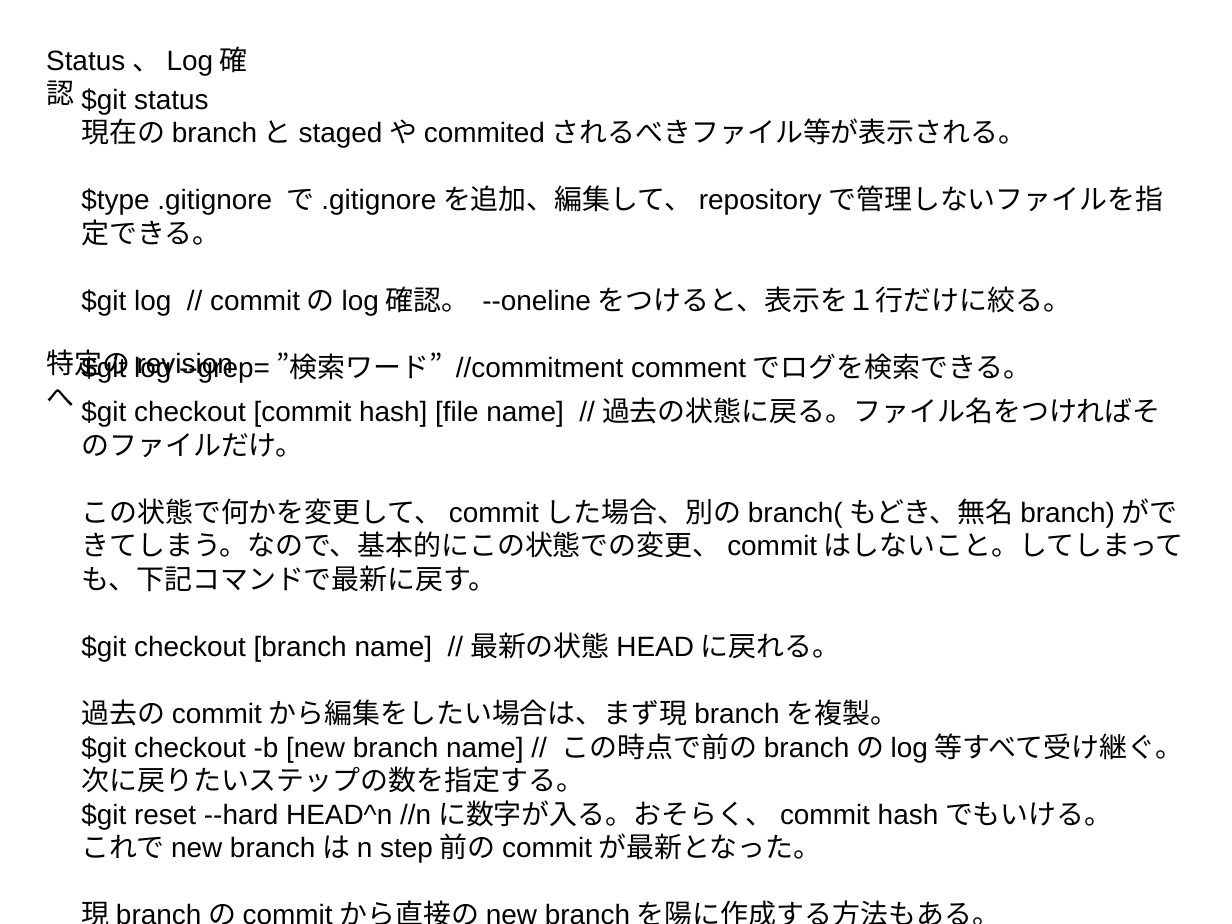
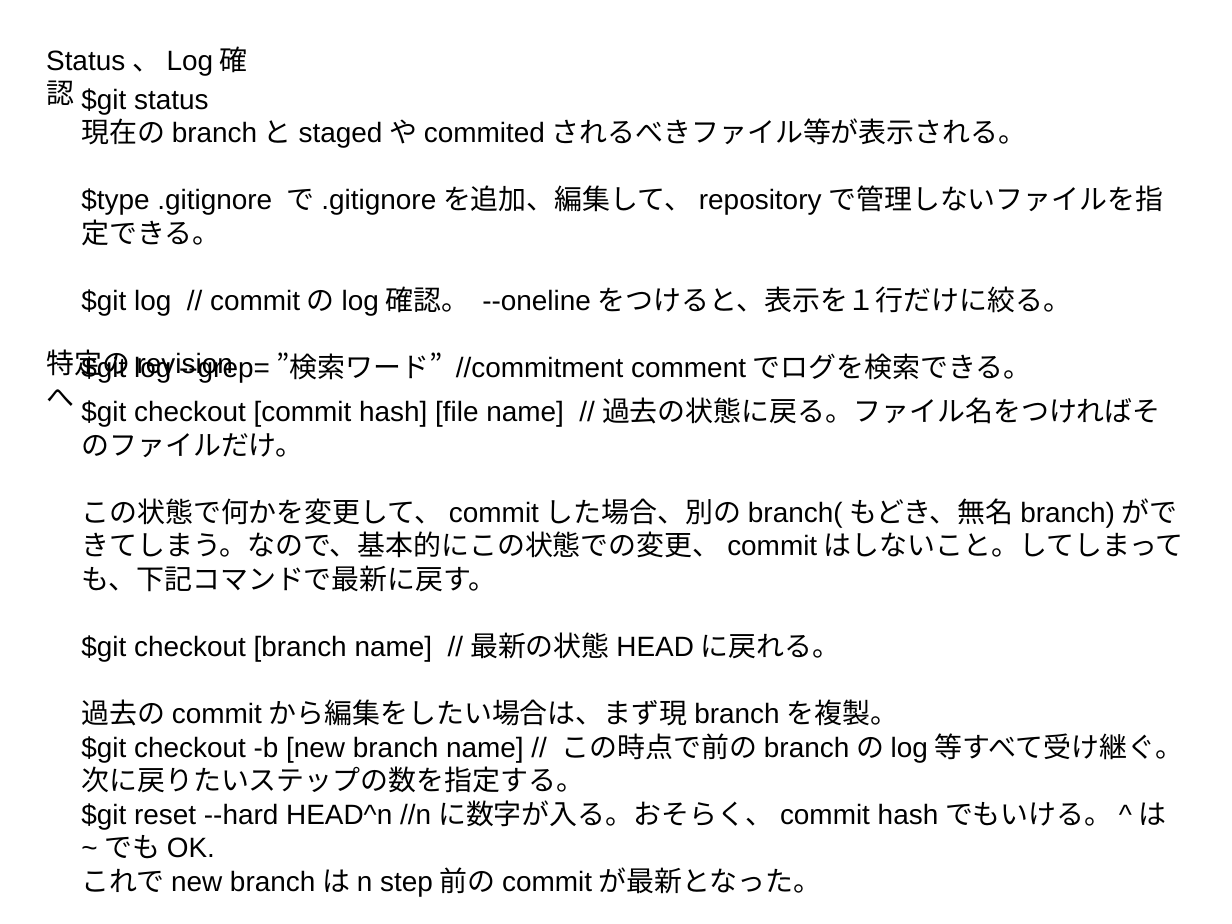
Before and after one commit to HiroumiTani/sample, a slide deck: slide 2 of how-to-git.odp. Drawn at 1232x924 pixels with LibreOffice and Linux fonts; fonts in the diff are those of the drawing. Boxes give left, top, right and bottom in pixels: in the first picture for what was removed or moved away, otherwise in the second. Text is boxed around its words. In the diff, an @@ line names an element or a change of style, - is before the commit and + after.

Commit message:
updated odp

```diff
--- a/how-to-git.odp
+++ b/how-to-git.odp
@@ text at (81,800,1167,859): text changed @@
-$git reset --hard HEAD^n //nに数字が入る。おそらく、commit hashでもいける。
+$git reset --hard HEAD^n //nに数字が入る。おそらく、commit hashでもいける。^は~でもOK.
```
Also in this commit, not shown: 1 slide added.
